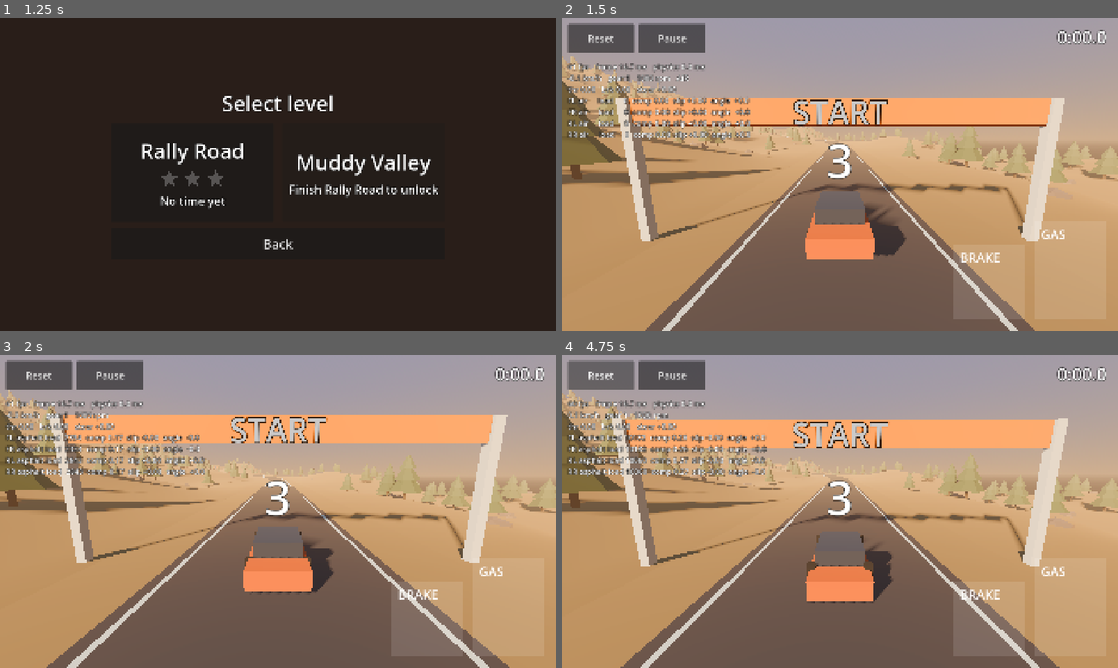
Above: before the commit, frames 1-4 (two rows, left to right).
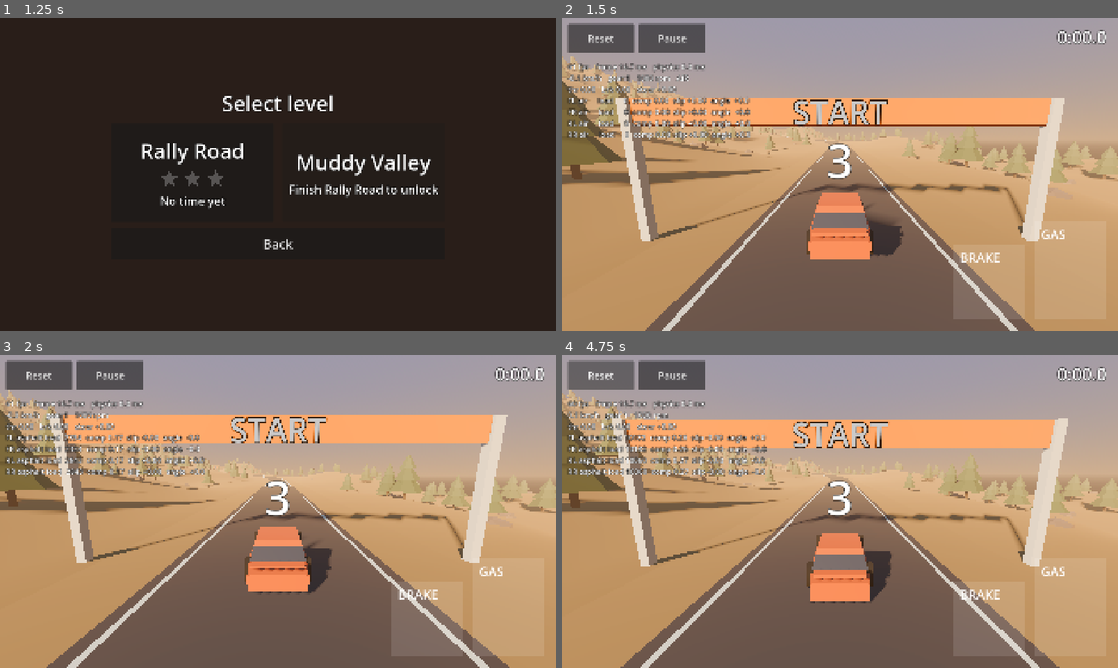
Above: after the commit, the same moments.

Repository: Stoian02/ridge
Game: Godot game, scene res://ui/main_menu.tscn
Two runs of this game, one before a commit and one after it. Both use one fixed random seed, a clock stepped at 60 frames per second and the inputs below.
Inputs (mouse positions are in pixels of both pictures, inside the frame that each line leads up to):
- Up to frame 1 (1.25 s): click "Play" at 0.5 s
- Up to frame 2 (1.5 s): click (756, 171) at 1.25 s
- Up to frame 3 (2 s): no input
- Up to frame 4 (4.75 s): tap Enter at 2 s; move the mouse to (962, 495) at 2.02 s; hold D (steer_right) 2.03-2.75 s; tap W (throttle) at 2.1 s; click (962, 495) at 2.17 s; drag from (728, 527) to (812, 574) at 2.77 s; move the mouse to (895, 442) at 3.52 s; hold D (steer_right) 3.53-4.25 s; tap Alt at 3.6 s; click "Reset" at 4.25 s

Frame 1 is identical in both runs. In frame 2, 1.0% of the frame differs, in the area x 43-62%, y 55-78%; in frame 3, 1.0%; in frame 4, 1.0%, in the area x 43-60%, y 56-80%.

Commit message:
Drive the selected car in every level
Co-Authored-By: Claude Haiku 4.5 <noreply@anthropic.com>
Claude-Session: https://claude.ai/code/session_01RhfJavT34eWyW3enLLKWgH

Diff:
--- a/debug/run_recorder.gd
+++ b/debug/run_recorder.gd
@@ -12,6 +12,9 @@
 const WHEEL_FIELDS := ["contact", "surface", "load", "compression", "slip_ratio", "slip_angle_deg", "spin"]
 
 @export var car: Car
+
+## Id of the car being recorded; recordings are named after it when set.
+var car_id := ""
 
 var _file: FileAccess
 var _path := ""
@@ -48,7 +51,8 @@
 	if path.is_empty():
 		DirAccess.make_dir_recursive_absolute(RUNS_DIR)
 		var stamp := Time.get_datetime_string_from_system().replace(":", "-")
-		path = "%s/run_%s.csv" % [RUNS_DIR, stamp]
+		var suffix := "_%s" % car_id if not car_id.is_empty() else ""
+		path = "%s/run_%s%s.csv" % [RUNS_DIR, stamp, suffix]
 	_file = FileAccess.open(path, FileAccess.WRITE)
 	if _file == null:
 		push_error("RunRecorder: cannot open %s (%s)" % [path, error_string(FileAccess.get_open_error())])
--- a/levels/shared/driving_rig.gd
+++ b/levels/shared/driving_rig.gd
@@ -3,14 +3,31 @@
 ## The car with everything needed to drive it: chase camera, touch controls,
 ## telemetry and run recorder. Levels place one, use place_car() to put the car
 ## somewhere, and listen to pause_requested. The steering style comes from the save.
+## The car is the player's selected one (spec §3.4) unless car_override is set.
 
 signal pause_requested
+
+## Drive this car instead of the player's selected one (tests and tools).
+@export var car_override: CarDef
+
+## The car this rig drives, chosen as the rig enters the tree.
+var car_def: CarDef
 
 @onready var car: Car = $Car
 @onready var camera: ChaseCamera = $ChaseCamera
 @onready var touch_controls: TouchControls = $TouchControls
 @onready var telemetry: TelemetryOverlay = $TelemetryOverlay
 @onready var recorder: RunRecorder = $RunRecorder
+
+
+## Runs before the car's own _ready applies its stats: gives the car the chosen
+## car's stats and body, and names recordings after it.
+func _enter_tree() -> void:
+	car_def = car_override if car_override != null else GameState.selected_car()
+	var driven: Car = $Car
+	driven.stats = car_def.stats
+	driven.body_def = car_def.body
+	($RunRecorder as RunRecorder).car_id = String(car_def.id)
 
 
 func _ready() -> void:
--- /dev/null
+++ b/tests/unit/test_car_selection.gd
@@ -0,0 +1,51 @@
+extends GutTest
+## The driving rig drives the selected car, or an override (spec §3.4).
+
+const RIG_SCENE := preload("res://levels/shared/driving_rig.tscn")
+const RALLY := preload("res://car/cars/rally.tres")
+const OFFROAD := preload("res://car/cars/offroad_4x4.tres")
+
+var state: Node
+
+
+func before_each() -> void:
+	SaveSandbox.enter()
+	state = SaveSandbox.game_state()
+
+
+func after_each() -> void:
+	SaveSandbox.leave()
+
+
+func _rig(override: CarDef = null) -> DrivingRig:
+	var rig: DrivingRig = RIG_SCENE.instantiate()
+	rig.car_override = override
+	add_child_autofree(rig)
+	return rig
+
+
+func test_the_rig_drives_the_selected_car() -> void:
+	var first := _rig()
+	assert_eq(first.car_def, RALLY, "the starter car by default")
+	assert_eq(first.car.stats, RALLY.stats)
+	assert_eq(first.car.body_def, RALLY.body)
+	state.record_finish(state.catalog.levels[0], 60.0, {})
+	state.set_selected_car(&"offroad_4x4")
+	var second := _rig()
+	assert_eq(second.car_def, OFFROAD)
+	assert_eq(second.car.stats, OFFROAD.stats)
+	assert_almost_eq(second.car.mass, OFFROAD.stats.mass, 0.001, "the car took the 4x4's stats")
+
+
+func test_an_override_beats_the_selection() -> void:
+	var rig := _rig(OFFROAD)
+	assert_eq(rig.car_def, OFFROAD, "even while the 4x4 is locked")
+	assert_eq(rig.car.body_def, OFFROAD.body)
+
+
+func test_recordings_are_named_after_the_car() -> void:
+	var rig := _rig(OFFROAD)
+	var path := rig.recorder.start()
+	rig.recorder.stop()
+	assert_true(path.ends_with("_offroad_4x4.csv"), path)
+	DirAccess.remove_absolute(path)
Not shown, added: tests/unit/test_car_selection.gd.uid
